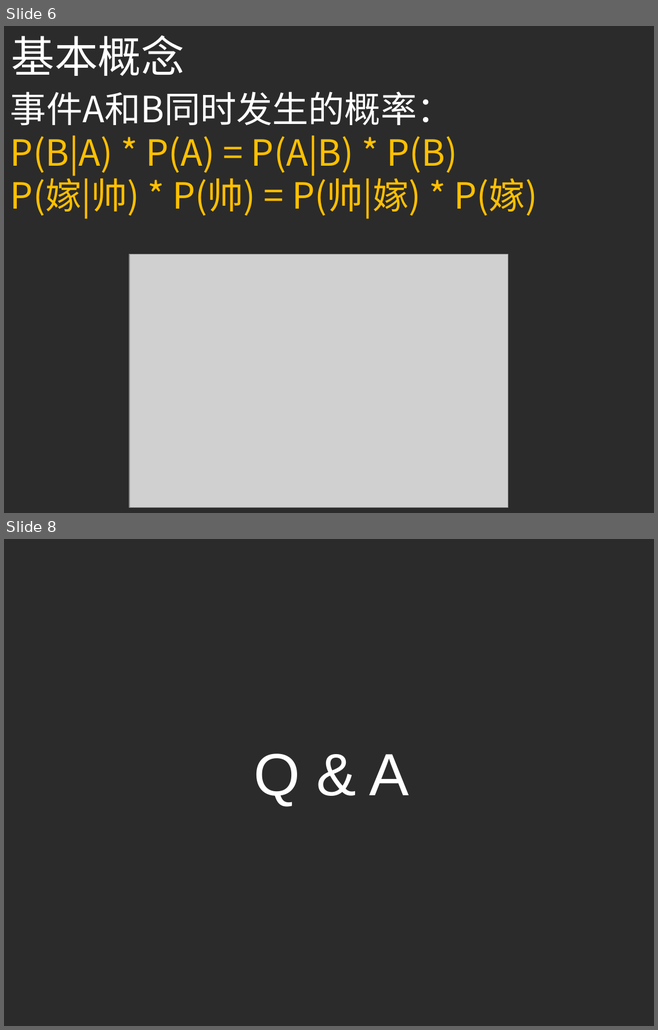
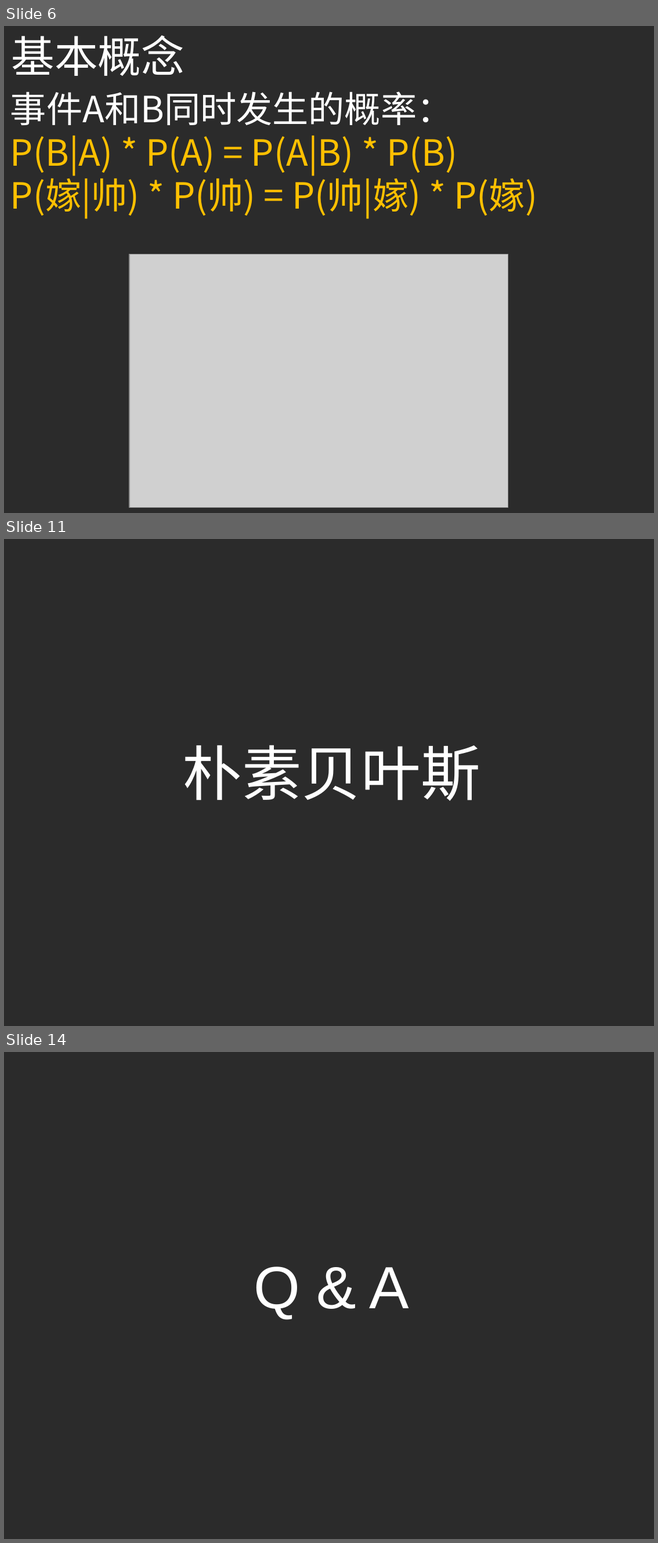
Before and after one commit to ouriris/ml-course, a slide deck: chapter.4/ppt/ML_CH4_Naive_Bayes.pptx. Shown one above the other, each under a label of ours: slides 6 and 8 before the commit, slides 6, 11 and 14 after it; the slides between them are not shown. The pictures are 658x1030 and 658x1543 pixels, drawn with LibreOffice and Linux fonts; fonts in the diff are those of the drawing; grey boxes stand for pictures; background and template pictures are left out; a plain dark background stands for a picture behind light text. Boxes give left, top, right and bottom in pixels: in the first picture for what was removed or moved away, otherwise in the second. Text is boxed around its words. In the diff, an @@ line names an element or a change of style, - is before the commit and + after.

```diff
--- a/chapter.4/ppt/ML_CH4_Naive_Bayes.pptx
+++ b/chapter.4/ppt/ML_CH4_Naive_Bayes.pptx
@@ slide 11 added at (4, 539, 654, 1026), background picture (left out) @@
@@ title added at (183, 745, 480, 801), 66 pt, text #FFFFFF @@
+朴素贝叶斯
@@ what was slide 8 is now slide 14 @@
```
Also in this commit, not shown: 1 slide changed, 6 other slides added, 1 slide removed, 1 other file.
